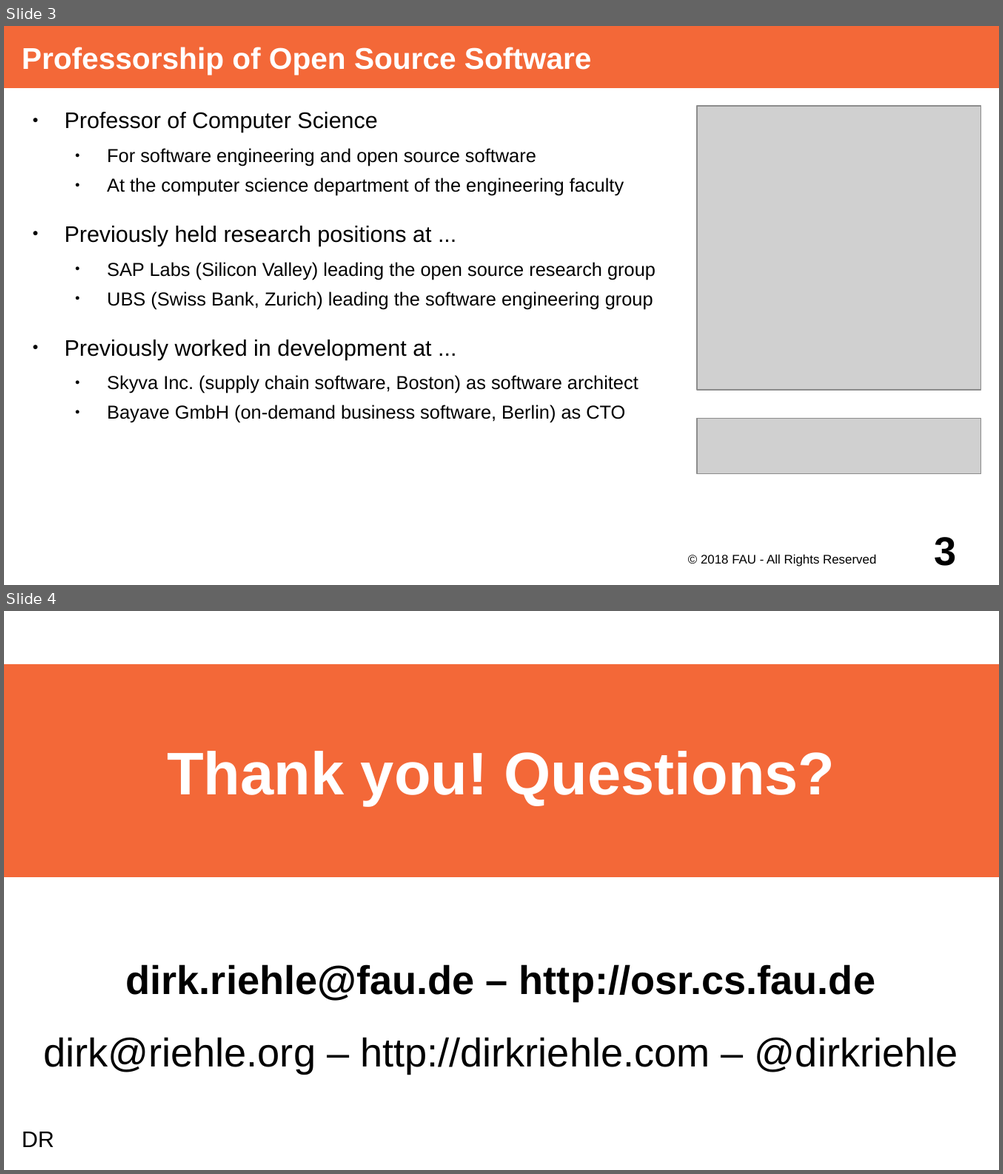
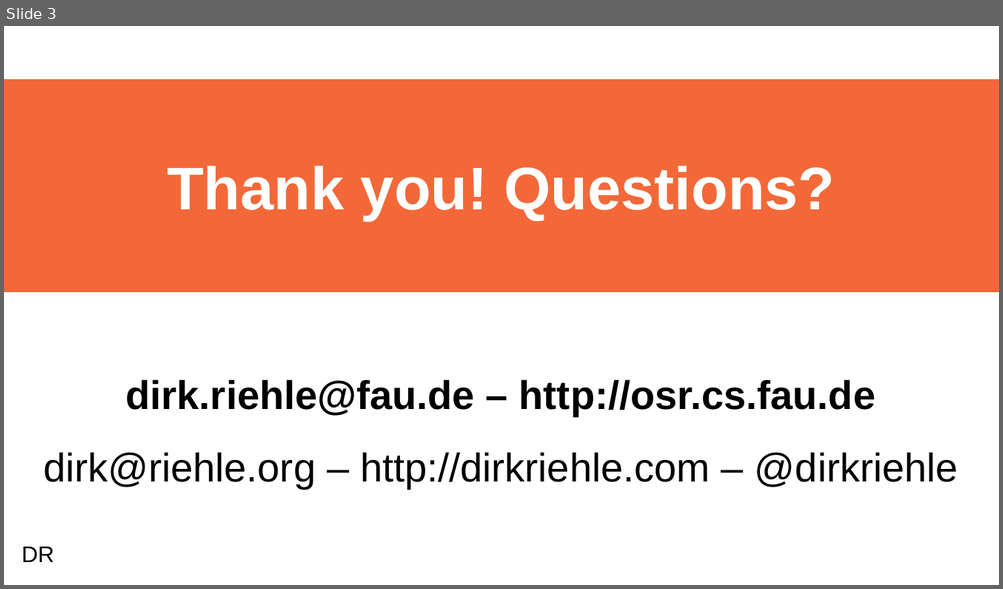
Before and after one commit to dirkriehle/adap-course, a slide deck: Lecture Slides/ADAP Z01 - Containerization.odp. Shown one above the other, each under a label of ours: slides 3 and 4 before the commit, slide 3 after it. The pictures are 1003x1174 and 1003x589 pixels, drawn with LibreOffice and Linux fonts; fonts in the diff are those of the drawing; grey boxes stand for pictures. Boxes give left, top, right and bottom in pixels: in the first picture for what was removed or moved away, otherwise in the second. Text is boxed around its words. In the diff, an @@ line names an element or a change of style, - is before the commit and + after.

```diff
--- a/Lecture Slides/ADAP Z01 - Containerization.odp
+++ b/Lecture Slides/ADAP Z01 - Containerization.odp
@@ slide 3 removed at (4, 26, 999, 585), background #FFFFFF @@
@@ title removed at (4, 26, 999, 88) @@
-Professorship of Open Source Software
@@ text removed at (65, 112, 655, 423) @@
-● Professor of Computer Science
-  ● For software engineering and open source software
-  ● At the computer science department of the engineering faculty
-● Previously held research positions at ...
-  ● SAP Labs (Silicon Valley) leading the open source research group
-  ● UBS (Swiss Bank, Zurich) leading the software engineering group
-● Previously worked in development at ...
-  ● Skyva Inc. (supply chain software, Boston) as software architect
-  ● Bayave GmbH (on-demand business software, Berlin) as CTO
@@ picture removed at (697, 107, 982, 391) @@
@@ picture removed at (697, 419, 982, 474) @@
@@ text removed at (700, 554, 876, 567) @@
-© 2018 FAU - All Rights Reserved
@@ page number removed at (934, 537, 956, 566) @@
-3
@@ what was slide 4 is now slide 3 @@
```
Also in this commit, not shown: 2 slides changed, 1 slide added, 1 other slide removed.
